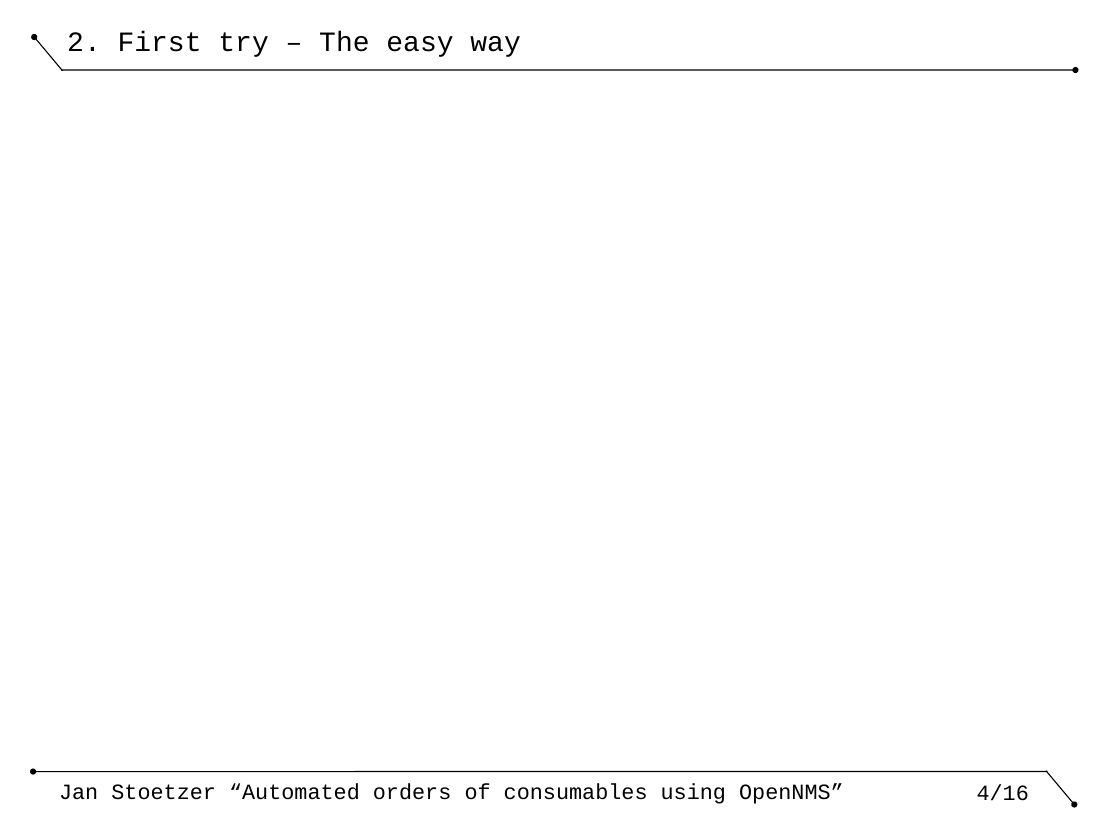
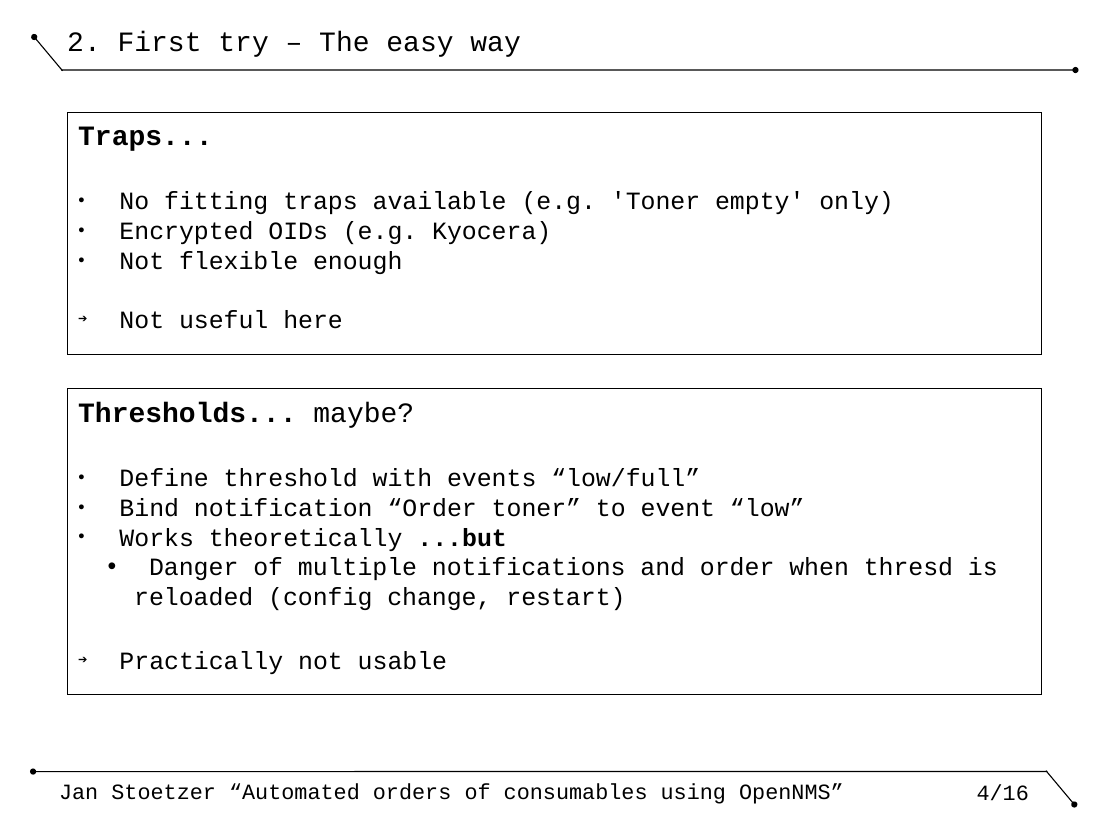
Before and after one commit to nh13jan/nms_constalk, a slide deck: slide 4 of _talk.odp. Drawn at 1120x840 pixels with LibreOffice and Linux fonts; fonts in the diff are those of the drawing; background and template pictures are left out. Boxes give left, top, right and bottom in pixels: in the first picture for what was removed or moved away, otherwise in the second. Text is boxed around its words. In the diff, an @@ line names an element or a change of style, - is before the commit and + after.

```diff
--- a/_talk.odp
+++ b/_talk.odp
@@ rectangle added at [67,112,1042,354], outline #000000 0 pt, 16 pt, text #000000 @@
+Traps...
+● No fitting traps available (e.g. 'Toner empty' only)
+● Encrypted OIDs (e.g. Kyocera)
+● Not flexible enough
+➔ Not useful here
@@ rectangle added at [67,389,1042,694], outline #000000 0 pt, 16 pt, text #000000 @@
+Thresholds... maybe?
+● Define threshold with events “low/full”
+● Bind notification “Order toner” to event “low”
+● Works theoretically ...but
+  • Danger of multiple notifications and order when thresd is reloaded (config change, restart)
+➔ Practically not usable
```
Also in this commit, not shown: 2 other slides changed, 3 slides added, 1 slide removed.
